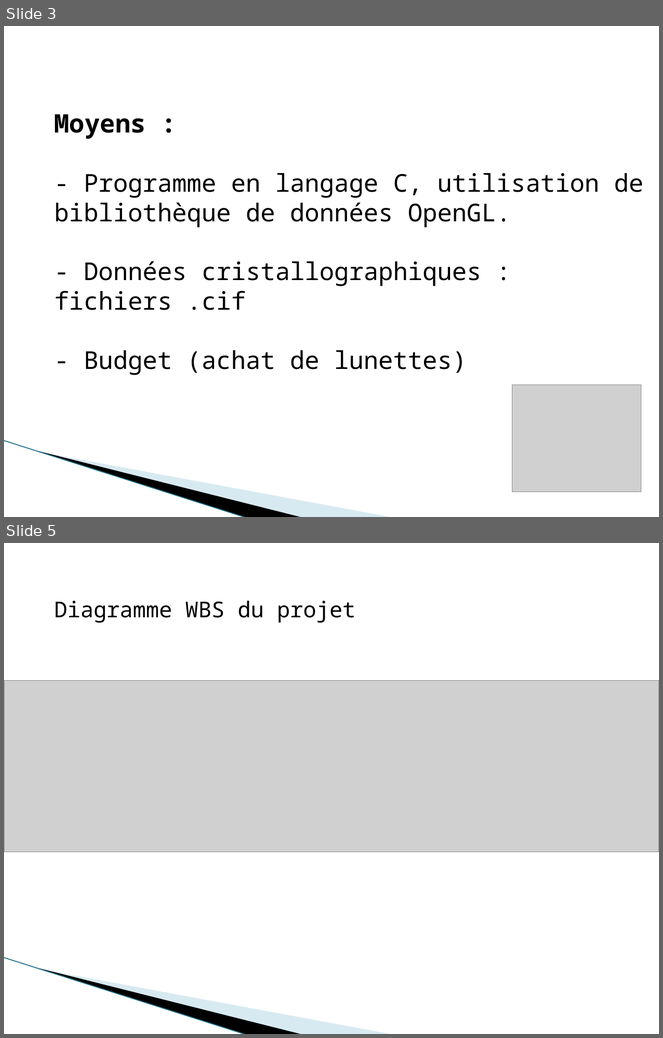
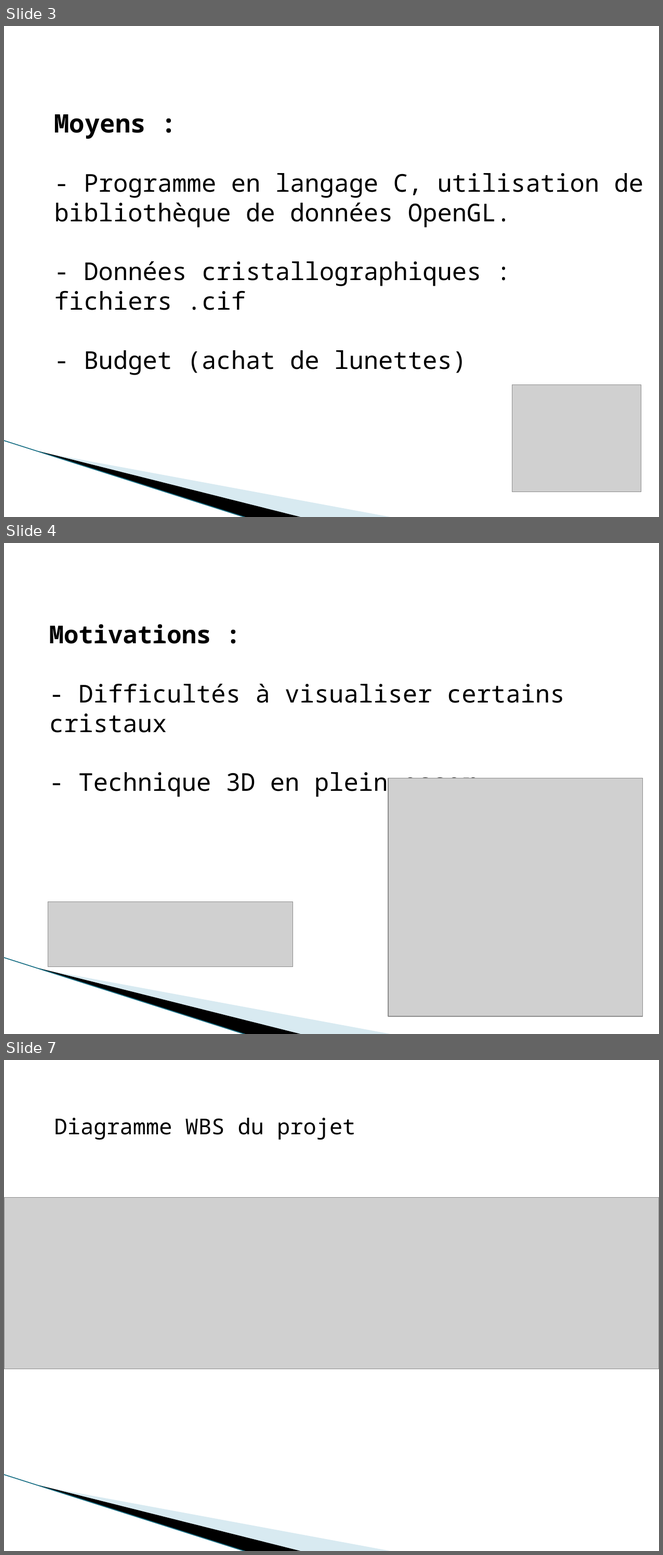
Before and after one commit to klnkg/cristallo3d, a slide deck: Preparation rencontre respo gestion/Powerpoint final/ANIMATION 3D EN CRISTALLOGRAPHIE.pptx. Shown one above the other, each under a label of ours: slides 3 and 5 before the commit, slides 3, 4 and 7 after it; the slides between them are not shown. The pictures are 663x1038 and 663x1555 pixels, drawn with LibreOffice and Linux fonts; fonts in the diff are those of the drawing; grey boxes stand for pictures; background and template pictures are left out. Boxes give left, top, right and bottom in pixels: in the first picture for what was removed or moved away, otherwise in the second. Text is boxed around its words. In the diff, an @@ line names an element or a change of style, - is before the commit and + after.

```diff
--- a/Preparation rencontre respo gestion/Powerpoint final/ANIMATION 3D EN CRISTALLOGRAPHIE.pptx
+++ b/Preparation rencontre respo gestion/Powerpoint final/ANIMATION 3D EN CRISTALLOGRAPHIE.pptx
@@ slide 4 added at box(4, 543, 659, 1034), background #FFFFFF; not listed: 3 template elements that a slide beside it also shows @@
@@ text added at box(49, 624, 565, 797), 27 pt, text #000000 @@
+Motivations :
+- Difficultés à visualiser certains cristaux
+- Technique 3D en plein essor
@@ picture added at box(389, 778, 643, 1017) @@
@@ picture added at box(48, 902, 293, 967) @@
@@ what was slide 5 is now slide 7 @@
```
Also in this commit, not shown: 3 slides changed, 3 other slides added.
